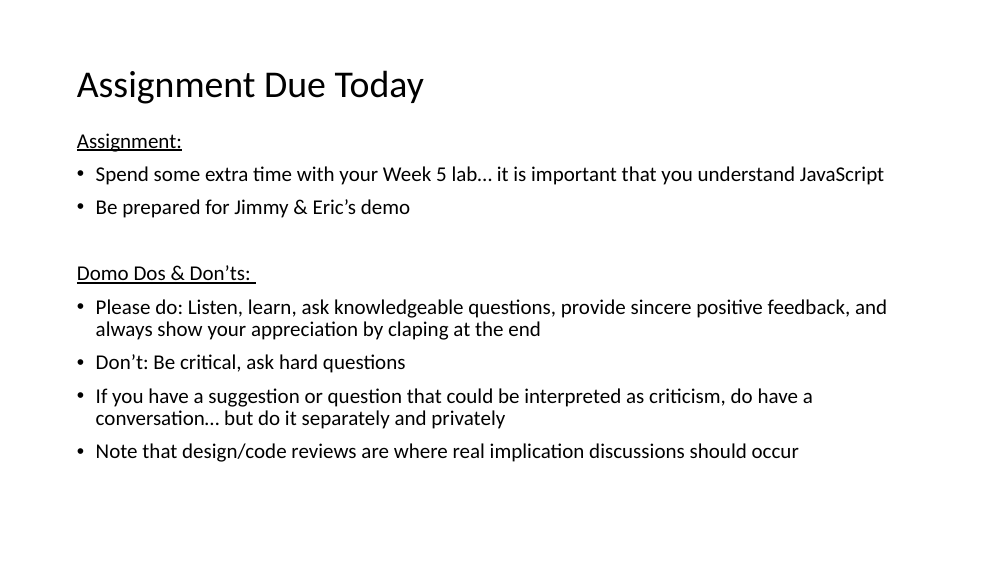
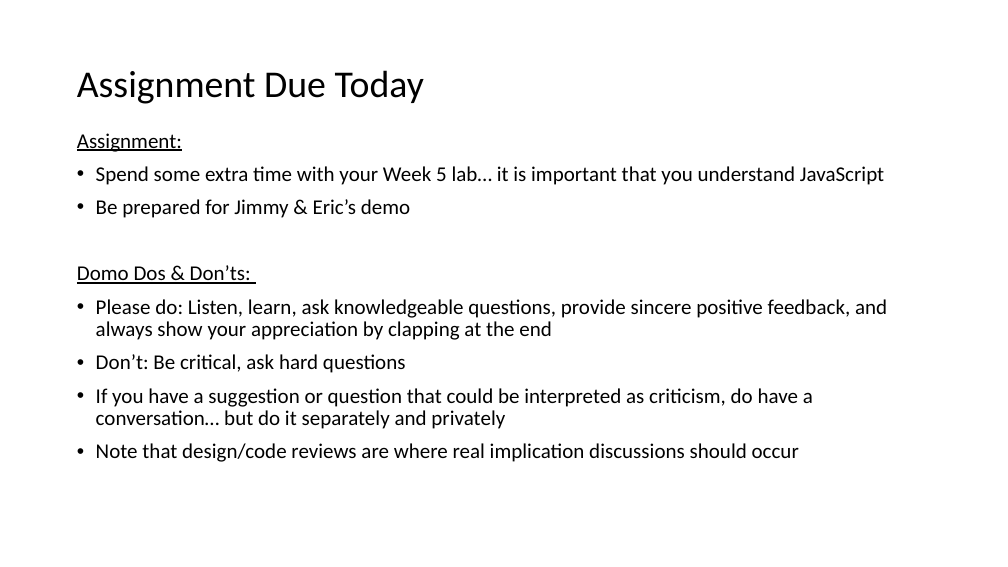
Before and after one commit to EricJPogue/www-epogue-info, a slide deck: slide 2 of CPSC-24700/Presentations/session-13.pptx. Drawn at 1008x567 pixels with LibreOffice and Linux fonts; fonts in the diff are those of the drawing. Boxes give left, top, right and bottom in pixels: in the first picture for what was removed or moved away, otherwise in the second. Text is boxed around its words. In the diff, an @@ line names an element or a change of style, - is before the commit and + after.

```diff
--- a/CPSC-24700/Presentations/session-13.pptx
+++ b/CPSC-24700/Presentations/session-13.pptx
@@ text at (96,299,887,340): text changed @@
-• Please do: Listen, learn, ask knowledgeable questions, provide sincere positive feedback, and always show your appreciation by claping at the end
+• Please do: Listen, learn, ask knowledgeable questions, provide sincere positive feedback, and always show your appreciation by clapping at the end
```
Also in this commit, not shown: 3 other files.
